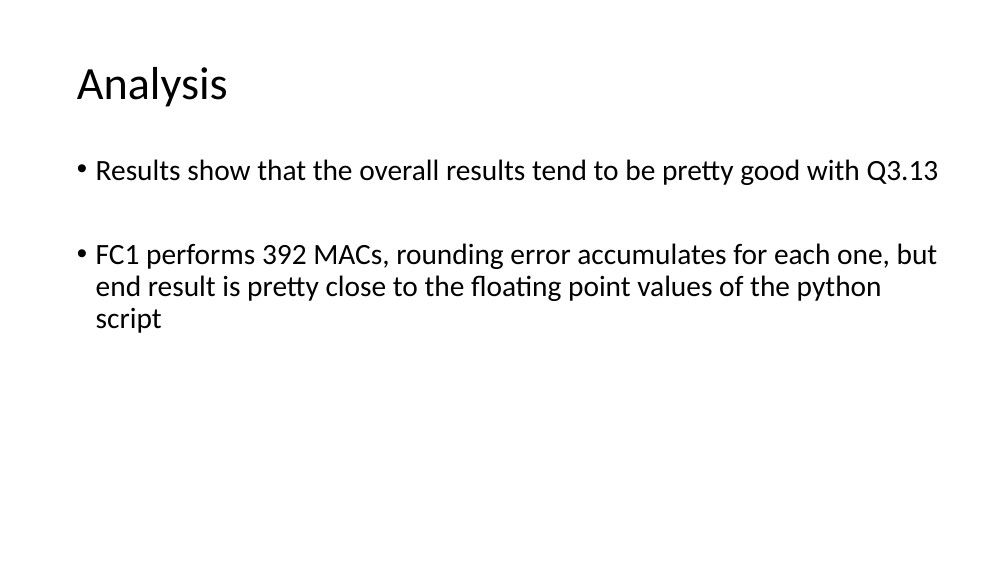
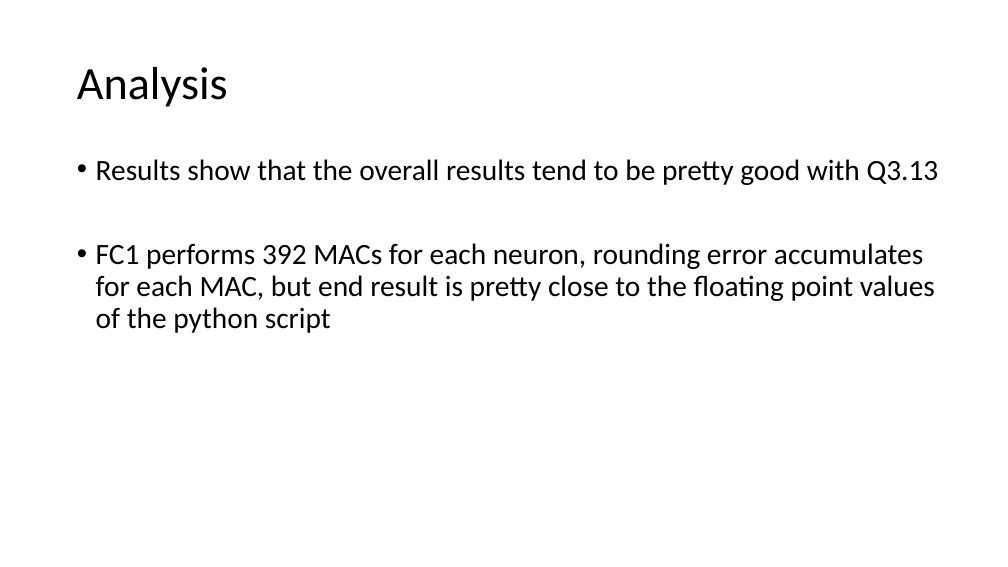
Before and after one commit to erikgroving/NeuralNetworkHardwareAccelerator, a slide deck: slide 6 of WeeklyPresentations/update8_05_06.pptx. Drawn at 1008x567 pixels with LibreOffice and Linux fonts; fonts in the diff are those of the drawing. Boxes give left, top, right and bottom in pixels: in the first picture for what was removed or moved away, otherwise in the second. Text is boxed around its words. In the diff, an @@ line names an element or a change of style, - is before the commit and + after.

```diff
--- a/WeeklyPresentations/update8_05_06.pptx
+++ b/WeeklyPresentations/update8_05_06.pptx
@@ text at (96, 243, 935, 333): text changed @@
-• FC1 performs 392 MACs, rounding error accumulates for each one, but end result is pretty close to the floating point values of the python script
+• FC1 performs 392 MACs for each neuron, rounding error accumulates for each MAC, but end result is pretty close to the floating point values of the python script
```
Also in this commit, not shown: 2 other slides changed.
